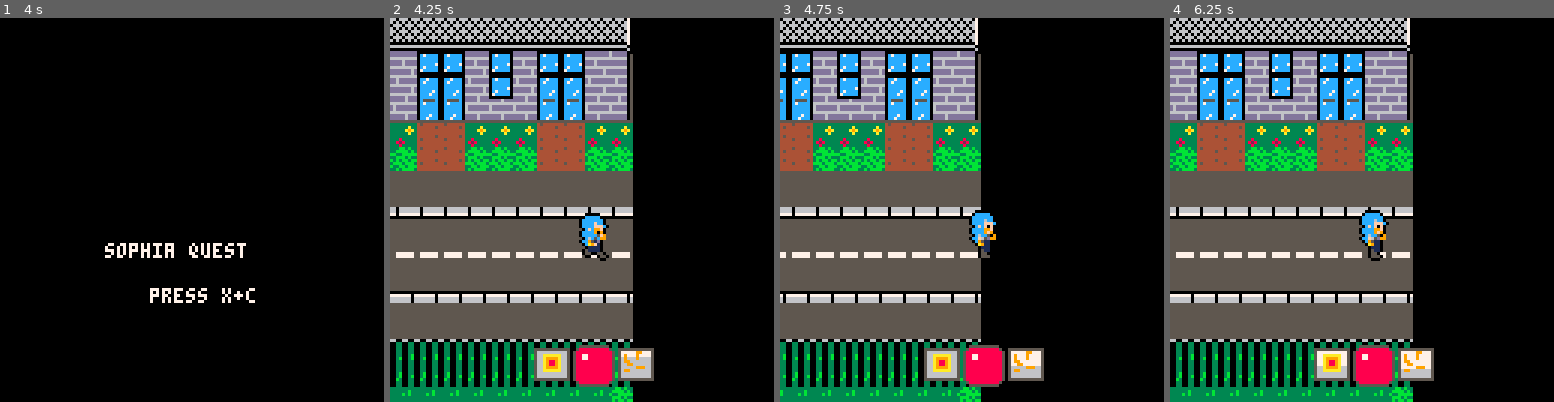
Above: before the commit, frames 1-4 (left to right).
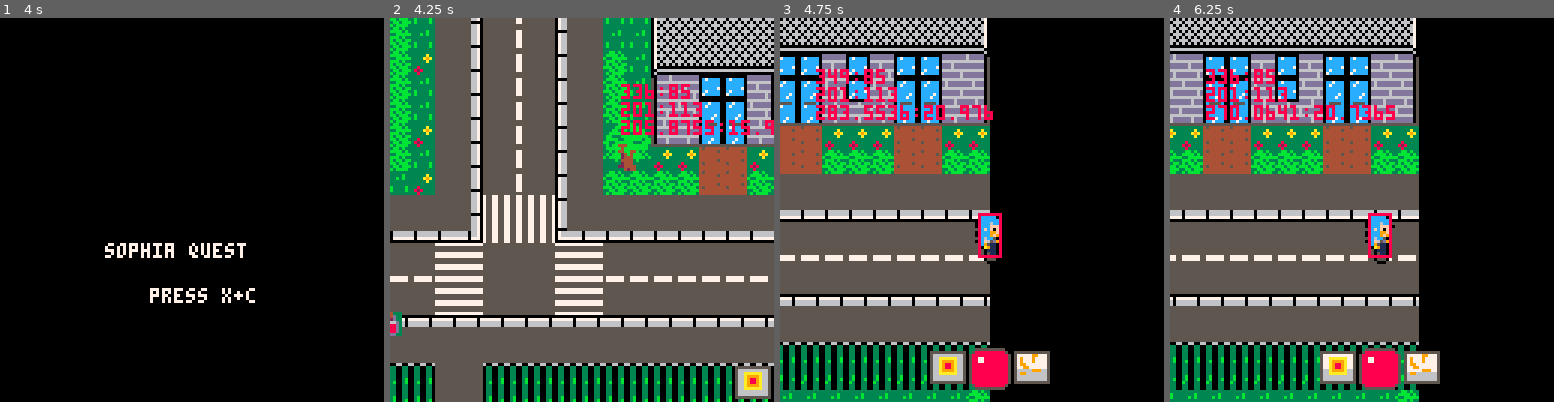
Above: after the commit, the same moments.

Repository: JasonHaenlin/pico-8-sophiaquest
Game: PICO-8 cartridge sophiaquest.p8
Two runs of this game, one before a commit and one after it. Both use one fixed random seed, a clock stepped at 60 frames per second and the inputs below.
Inputs:
- Up to frame 1 (4 s): tap X (X key) at 0.33, 1.07, 1.85, 2.97 s; tap O (Z key) at 0.7, 1.7, 2.1, 2.5, 2.9, 3.3, 3.7 s; hold Right 1.6-2.1 s; hold Up 2.15-2.42 s; hold Right 2.47-3.03 s; hold Left 3.08-3.58 s; hold Down 3.63-3.97 s
- Up to frame 2 (4.25 s): hold Right from 4.02 s (still down); tap X (X key) at 4.08 s; tap O (Z key) at 4.1 s
- Up to frame 3 (4.75 s): tap O (Z key) at 4.5 s; release Right at 4.68 s; hold Up from 4.73 s (still down)
- Up to frame 4 (6.25 s): tap O (Z key) every 0.4 s from 4.9 to 6.1 s; release Up at 5.03 s; hold Left 5.08-5.68 s; tap X (X key) at 5.2 s; hold Down 5.73-6.03 s; hold Right from 6.08 s (still down)

Frame 1 is identical in both runs. In frame 2, 77% of the frame differs, in the area x 0-100%, y 0-100%; in frame 3, 24%; in frame 4, 31%.

Commit message:
adjust the camera

Diff:
--- a/sophiaquest.p8
+++ b/sophiaquest.p8
@@ -6,7 +6,7 @@
 -- const
 left, right, up, down, fire1, fire2, none = 0, 1, 2, 3, 4, 5, 6
 black, dark_blue, dark_purple, dark_green, brown, dark_gray, light_gray, white, red, orange, yellow, green, blue, indigo, pink, peach = 0, 1, 2, 3, 4, 5, 6, 7, 8, 9, 10, 11, 12, 13, 14, 15
-player, bullet, ennemy = 0, 1, 2
+player, bullet, ennemy, item = 0, 1, 2, 3
 immortal_object = 1000
 inf = 1000
 melee, ranged = 1, 20
@@ -15,7 +15,7 @@
 l_player, l_ennemy, l_boss = 50, 10, 150
 walk, stay = "walk", "stay"
 
-debug_enabled = false
+debug_enabled = true
 
 -- init
 function _init()
@@ -50,7 +50,7 @@
   y = y,
   s = sprite,
   tag = tag,
-  health = health,
+  health = health or immortal_object,
   direction = direction or up,
   mvn = mvn or {}
  }
@@ -86,6 +86,7 @@
  make_weapons()
  make_player(128)
  make_ennemies(nb_of_ennemis, {134})
+ make_items()
 end
 
 function make_weapon(cmpnttable)
@@ -128,10 +129,7 @@
   cd = 0,
   cdfx = 0
  }
- log(2,actor.dx.." "..actor.dy)
- log(3,actor.s)
  add(g_actors, actor)
- log(4,#g_actors)
  return actor
 end
 
@@ -215,6 +213,23 @@
  end
 end
 
+function make_items()
+  for i in all(g_map_items) do
+    for p in all(i.pos) do
+      make_actor({
+      -- new player char
+      entitie = newentitie(p.x, p.y, i.spr, item),
+      -- add a action controller
+      control = function (self) end,
+      -- add a draw controller
+      draw = draw_item,
+      -- set the hitbox
+      box = {x1 = 0, y1 = 0, x2 = 7, y2 = 7},
+      })
+    end
+  end
+end
+
 function make_walk_anim(s)
  return {
   name = walk,
@@ -687,10 +702,6 @@
  end
 end
 
-function get_formalised_position(a)
- return a - 64 < 0 and 0 or a - 64
-end
-
 function manage_weapon_direction(direction)
  direction = direction or none
  local inv = {
@@ -881,6 +892,15 @@
  spr(self.s, self.x, self.y, 1, 1, inv.h, inv.v)
 end
 
+function draw_weapon(a,f)
+ spr(a.weapon.spr, a.x + a.weapon.ox + f.ox, a.y - a.weapon.oy + f.oy, 1, 1, f.h, f.v)
+end
+
+function draw_item(self)
+  spr(self.s,self.x,self.y)
+  log(2,self.x..":"..self.y)
+end
+
 function draw_actors()
  for a in all(g_actors) do
   a:draw()
@@ -891,10 +911,6 @@
   for d in all(g_dfx) do
    d:draw()
   end
-end
-
-function draw_weapon(a,f)
- spr(a.weapon.spr, a.x + a.weapon.ox + f.ox, a.y - a.weapon.oy + f.oy, 1, 1, f.h, f.v)
 end
 
 function draw_hud()
@@ -941,14 +957,6 @@
  end
 end
 
-function draw_items()
- for i in all(g_map_items) do
-  for p in all(i.pos) do
-   spr(i.spr,p.x,p.y)
-  end
- end
-end
-
 function draw_item_shape(x, y, s, cd, max)
  local cd = cd or 0
  local max = max or 1
@@ -965,14 +973,14 @@
 function draw_game()
  cls()
  map(0, 0, 0, 0, 48, 48)
- g_fp = follow_player()
+ follow_player()
 
  set_camera()
 
- draw_items()
  draw_actors()
  draw_dfxs()
  draw_hud()
+
 
  log(1,g_p.x..":"..g_p.y)
  if(debug_enabled) debug()
@@ -1006,18 +1014,26 @@
 end
 -- camera
 
-function follow_player(ofx, ofy)
- local ofx = ofx or 0
- local ofy = ofy or 0
- return {
-  x = (get_formalised_position(g_p.x)) + ofx,
-  y = (get_formalised_position(g_p.y)) + ofy
+function get_formalised_position(a, cam)
+ return a - 64 < 0 and 0 or a - 64
+end
+
+function lerp(a,b,t)
+ return (1-t)*a + t*b
+end
+
+function follow_player()
+ g_fp = {
+  x = get_formalised_position(g_p.x),
+  y = get_formalised_position(g_p.y)
  }
 end
 
 function set_camera()
- g_scr.x = get_formalised_position(g_p.x)
- g_scr.y = get_formalised_position(g_p.y)
+ reset_camera()
+ g_scr.x = max(0,lerp(g_scr.x,g_p.x-64,0.3))
+ g_scr.y = max(0,lerp(g_scr.y,g_p.y-64,0.3))
+ log(3, g_scr.x..":"..g_scr.y)
  if (g_scr.shake > 0) then
   g_scr.x += (rnd(2)-1)*g_scr.intensity
   g_scr.y += (rnd(2)-1)*g_scr.intensity
@@ -1074,21 +1090,7 @@
   name = "heal_potion",
   spr = 118,
   pos = {
-   {x = 201, y = 113},
-   {x = 20, y = 18},
-   {x = 6, y = 27},
-   {x = 7, y = 27},
-   {x = 29, y = 2}
-  }
- },
- {
-  name = "safe",
-  spr = 113,
-  pos = {
-   {x = 11, y = 10},
-   {x = 12, y = 10  },
-   {x = 19, y = 31},
-   {x = 16, y = 31}
+   {x = 201, y = 113}
   }
  }
 }
